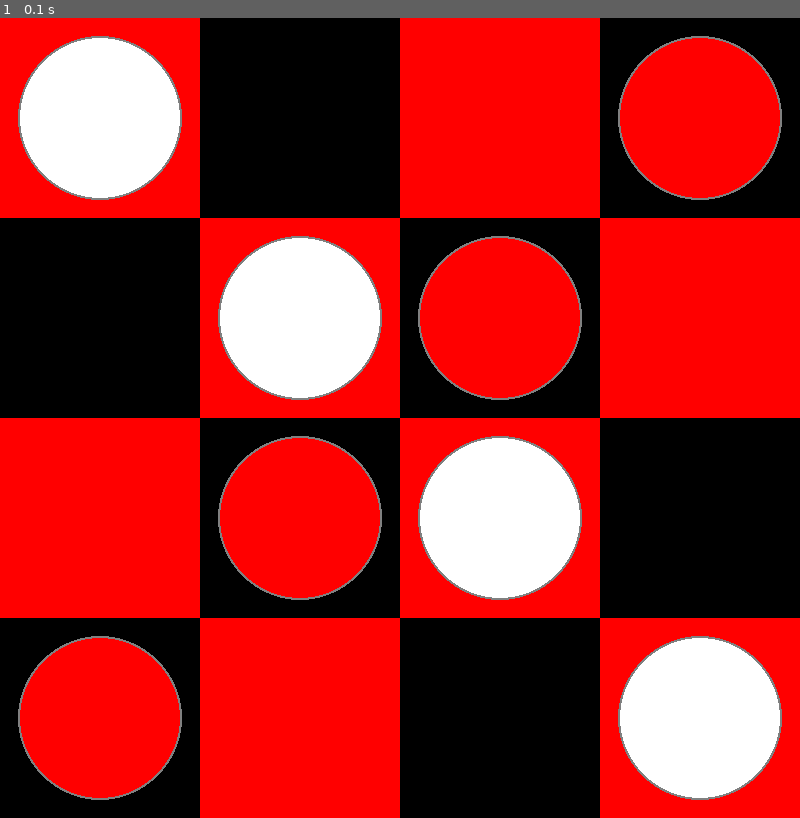
Above: before the commit, frame 1.
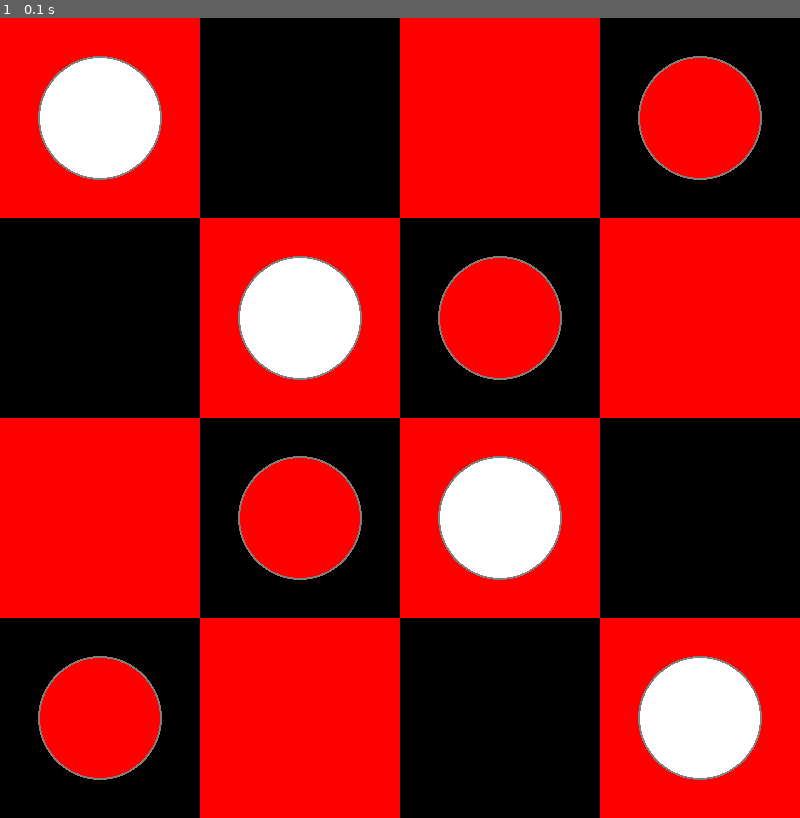
Above: after the commit, the same moment.

Repository: skniavo/daoGame_and_minimax_algo_using_pygame
Game: pygame game, started from main.py
Two runs of this game, one before a commit and one after it. Both use one fixed random seed, a clock stepped at 60 frames per second and the inputs below.
Inputs:
- Up to frame 1 (0.1 s): no input

The runs differ from the first frame. In frame 1, 12% of the frame differs, in the area x 2-98%, y 2-98%.

Commit message:
Adding Game class

Diff:
--- a/files/board.py
+++ b/files/board.py
@@ -5,17 +5,27 @@
 class Board:
     def __init__(self):
         self.board = []
-        self.selected_piece = None
         # red_left, white_left red_kings, white_kings are proer to checkers
         self.red_left = self.white_left = 4
         self.red_kings = self.white_kings = 0
         self.create_board()
+
+    def move(self,piece,row,col):
+        # self.board[piece.row][piece.col] is where the piece is
+        # self.board[row][col] is where we want to go
+        self.board[piece.row][piece.col], self.board[row][col] = self.board[row][col], self.board[piece.row][piece.col] #swap
+        piece.move(row,col)
+
+
 
     def draw_squares(self, win):
         win.fill(BLACK)
         for row in range(ROWS):
             for col in range(row % 2, ROWS, 2):
                 pygame.draw.rect(win, RED,(row*SQUARE_SIZE, col*SQUARE_SIZE, SQUARE_SIZE, SQUARE_SIZE))
+
+    def get_piece(self,row,col):
+        return self.board[row][col]
 
     def create_board(self):
         for row in range(ROWS):
--- /dev/null
+++ b/files/game.py
@@ -0,0 +1,44 @@
+import pygame
+from .constants import RED, WHITE
+from files.board import Board
+
+class Game:
+    def __init__(self, win) -> None:
+        self._init() #calls the private init method
+        self.win = win
+
+    def update(self):
+        self.board.draw(self.win)
+        pygame.display.update()
+
+    def _init(self):
+        self.selected = None
+        self.board = Board()
+        self.turn = RED
+        self.valid_moves = {}
+
+    def reset(self):
+        self._init()
+
+    def select(self, row, col):
+        if self.selected: # if smth is selected
+            result = self._move(row, col) #try to move it
+            if not result: #if that does not work,
+                self.selected = None #get rid of our current selection
+                self.select(row, col) #reselect something else and do the rest
+        else:
+            piece = self.board.get_piece(row, col)
+
+            if piece != 0 and piece.color == self.turn:
+                self.selected = piece
+                self.valid_moves = self.board.get_valid_moves(piece)
+                return True
+
+        return False
+
+
+
+
+    def _move(self, row, col):
+        #12:56
+        pass
--- a/files/piece.py
+++ b/files/piece.py
@@ -4,7 +4,7 @@
 
 
 class Piece:
-    PADDING = 20 #Dist between the edge of the square and the edge of the circle
+    PADDING = 40 #Dist between the edge of the square and the edge of the circle
     OUTLINE =  2 #Epaisseur pour faire genre c'est un border
     def __init__(self,row,col,color):
         self.row = row
@@ -37,5 +37,11 @@
         pygame.draw.circle(win, GREY, (self.x, self.y), radius + self.OUTLINE) #Larger circle to make border
         pygame.draw.circle(win, self.color, (self.x, self.y), radius )
 
+    def move(self, row,col):
+        self.row = row
+        self.col = col
+        self.calc_pos()
+
+
     def __repr__(self) -> str:
         return str(self.color)
--- a/main.py
+++ b/main.py
@@ -1,15 +1,24 @@
 import pygame
-from files.constants import WIDTH,HEIGHT
+from files.constants import WIDTH,HEIGHT, SQUARE_SIZE
 from files.board import Board
+from files.game import Game
 
 FPS = 60
 WIN = pygame.display.set_mode((WIDTH,HEIGHT))
 pygame.display.set_caption('dao game by Liantsoa')
 
+def get_row_col_from_mouse(pos):
+    """identifies row and col values
+    when pressing mouse down"""
+    x, y = pos
+    row = y // SQUARE_SIZE
+    col = x // SQUARE_SIZE
+    return row, col
+
 def main():
     run = True
     clock = pygame.time.Clock()
-    board = Board()
+    game = Game(WIN)
 
     while run:
         clock.tick(FPS)
@@ -19,10 +28,10 @@
                 run = False
 
             if event.type == pygame.MOUSEBUTTONDOWN:
-                pass
+                pos = pygame.mouse.get_pos() # get mouse position
+                row, col = get_row_col_from_mouse(pos)
 
-        board.draw(WIN)
-        pygame.display.update()
+        game.update()
     pygame.quit()
 
 main()
